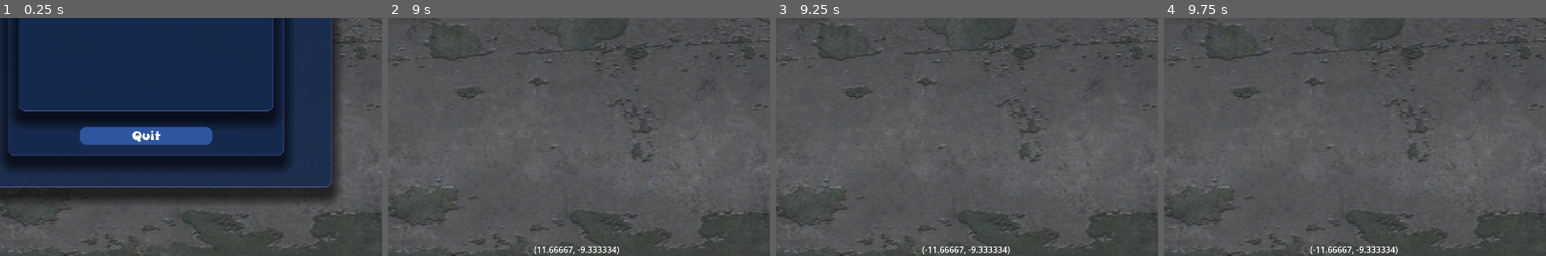
Above: before the commit, frames 1-4 (left to right).
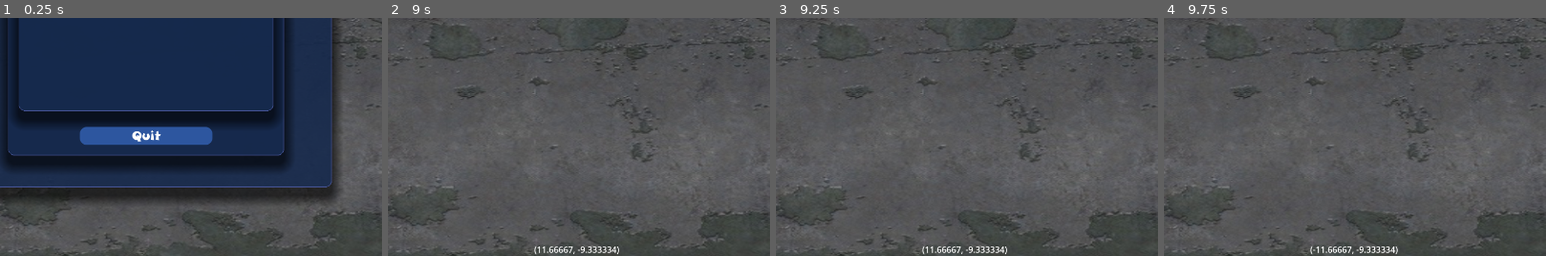
Above: after the commit, the same moments.

Repository: Fox-Alpha/Pong_Godot_4_Multiplayer
Game: Godot game, scene res://scenes/game/main_menu/MainMenu.tscn
Two runs of this game, one before a commit and one after it. Both use one fixed random seed, a clock stepped at 60 frames per second and the inputs below.
Inputs (mouse positions are % of the whole screen's width and height, from its top left):
- Up to frame 1 (0.25 s): no input
- Up to frame 2 (9 s): click "New Game" at 0.5 s; click "Local Hotseat" at 1.25 s; tap Enter at 2, 3.5, 5 s; move the mouse to (72, 45) at 2.02 s; hold W (p1_up) 2.03-2.78 s; hold Down (p2_down) 2.03-2.78 s; click (72, 45) at 2.17 s; tap Space at 2.75, 4.25, 5.75 s; move the mouse to (30, 55) at 2.77 s; hold S (p1_down) 2.78-3.53 s; tap Up (p2_up) every 1.5 s from 2.85 to 8.85 s; move the mouse to (60, 28) at 3.52 s; hold Down (p2_down) 3.53-4.28 s; hold W (p1_up) 3.53-5.03 s; move the mouse to (45, 70) at 4.27 s; click (45, 70) at 4.42 s; move the mouse to (80, 65) at 5.02 s; hold Down (p2_down) 5.03-5.78 s; hold S (p1_down) 5.03-7.28 s; move the mouse to (20, 35) at 5.77 s; move the mouse to (55, 50) at 6.52 s; hold Down (p2_down) 6.53-7.28 s; click (55, 50) at 6.67 s; move the mouse to (35, 25) at 7.27 s; hold W (p1_up) from 7.28 s (still down); move the mouse to (72, 45) at 8.02 s; hold Down (p2_down) 8.03-8.78 s; move the mouse to (30, 55) at 8.77 s; click (30, 55) at 8.92 s
- Up to frame 3 (9.25 s): keep holding W (p1_up)
- Up to frame 4 (9.75 s): move the mouse to (60, 28) at 9.52 s; release W (p1_up) at 9.53 s; hold S (p1_down) from 9.53 s (still down); hold Down (p2_down) from 9.53 s (still down)
The pictures show only the part of the screen within x 31-81%, y 50-100%; the shares and areas given below are measured in that part.

Frames 1-2 are identical in both runs. In frame 3, 0.4% of the frame differs, in the area x 39-62%, y 96-100%; in frame 4, nothing differs.

Commit message:
Chg: Reset Z-Index Chg: Reorg the Debug Nodes

Diff:
--- a/scenes/game/Pong_40.tscn
+++ b/scenes/game/Pong_40.tscn
@@ -17,29 +17,51 @@
 script = ExtResource("1_lqc4h")
 DebugBoundarys = true
 
-[node name="Ingame_HUD" type="CanvasLayer" parent="."]
-
-[node name="TextureRect" type="TextureRect" parent="Ingame_HUD"]
+[node name="Control" type="Control" parent="."]
+z_index = -1024
+layout_mode = 3
 anchors_preset = 15
 anchor_right = 1.0
 anchor_bottom = 1.0
 grow_horizontal = 2
 grow_vertical = 2
+size_flags_horizontal = 3
+size_flags_vertical = 3
+metadata/_edit_use_anchors_ = true
+
+[node name="Ingame_HUD" type="CanvasLayer" parent="."]
+follow_viewport_enabled = true
+
+[node name="TextureRect" type="TextureRect" parent="Ingame_HUD"]
+z_index = -4096
+anchors_preset = 15
+anchor_right = 1.0
+anchor_bottom = 1.0
+grow_horizontal = 2
+grow_vertical = 2
+size_flags_horizontal = 3
+size_flags_vertical = 3
 texture = ExtResource("2_ge3fp")
 
 [node name="UI" parent="Ingame_HUD" instance=ExtResource("3_j68dr")]
-
-[node name="DebugControl" parent="Ingame_HUD" instance=ExtResource("7_ge3fp")]
-
-[node name="Playground" type="Node2D" parent="."]
-z_index = 1
+z_index = 100
 z_as_relative = false
 y_sort_enabled = true
 
+[node name="DebugControl" parent="Ingame_HUD" instance=ExtResource("7_ge3fp")]
+offset_left = 8.0
+offset_top = 841.0
+offset_right = 8.0
+offset_bottom = 841.0
+
+[node name="Camera2D" type="Camera2D" parent="."]
+anchor_mode = 0
+editor_draw_limits = true
+editor_draw_drag_margin = true
+
+[node name="Playground" type="Node2D" parent="."]
+
 [node name="Field" type="Node2D" parent="Playground"]
-z_index = 1
-z_as_relative = false
-y_sort_enabled = true
 
 [node name="Borders" type="Node2D" parent="Playground/Field"]
 unique_name_in_owner = true
@@ -49,31 +71,25 @@
 [node name="BottomBorder" parent="Playground/Field/Borders" instance=ExtResource("4_qjysl")]
 
 [node name="SeparatorLines" parent="Playground/Field" instance=ExtResource("3_ge3fp")]
-z_index = 1025
-z_as_relative = false
-y_sort_enabled = true
+position = Vector2(204, 285)
 
 [node name="Actors" type="Node2D" parent="Playground"]
-z_index = 2
-z_as_relative = false
-y_sort_enabled = true
 
 [node name="Left" parent="Playground/Actors" instance=ExtResource("7_w0kgx")]
 unique_name_in_owner = true
-z_index = 1
+position = Vector2(12, 450)
 
 [node name="Ball" parent="Playground/Actors" instance=ExtResource("5_ge3fp")]
-z_index = 1
+position = Vector2(720, 450)
 
 [node name="Right" parent="Playground/Actors" instance=ExtResource("7_w0kgx")]
 unique_name_in_owner = true
-z_index = 1
+position = Vector2(1434, 450)
 PlayerPaddle = 1
 
 [node name="DebugBoundarys" type="Node" parent="."]
 
 [node name="DbgLeft" type="StaticBody2D" parent="DebugBoundarys" groups=["DebugBoundarys"]]
-position = Vector2(25, 0)
 rotation = 1.5708
 physics_material_override = SubResource("PhysicsMaterial_0xy4s")
 
